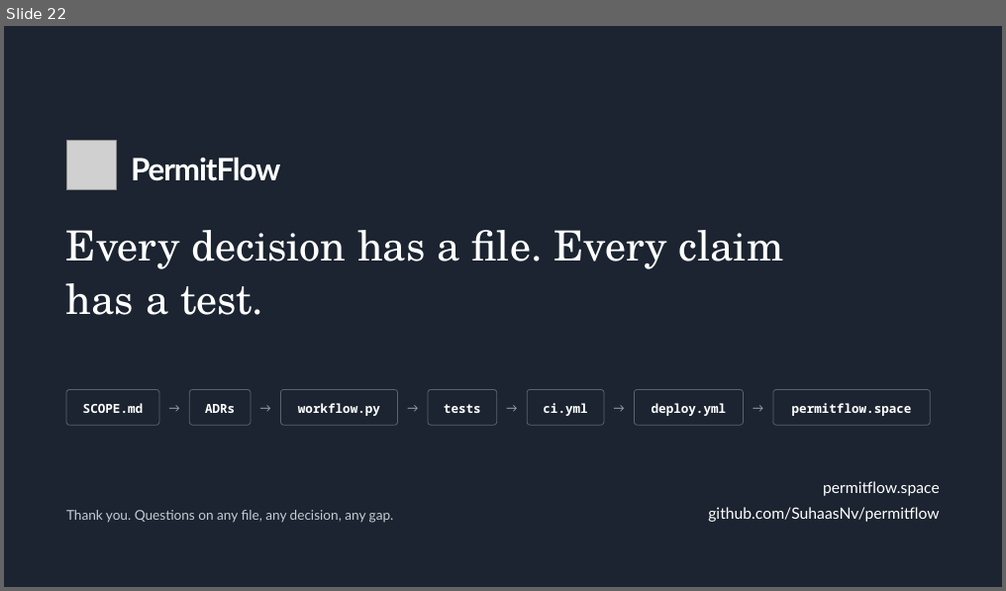
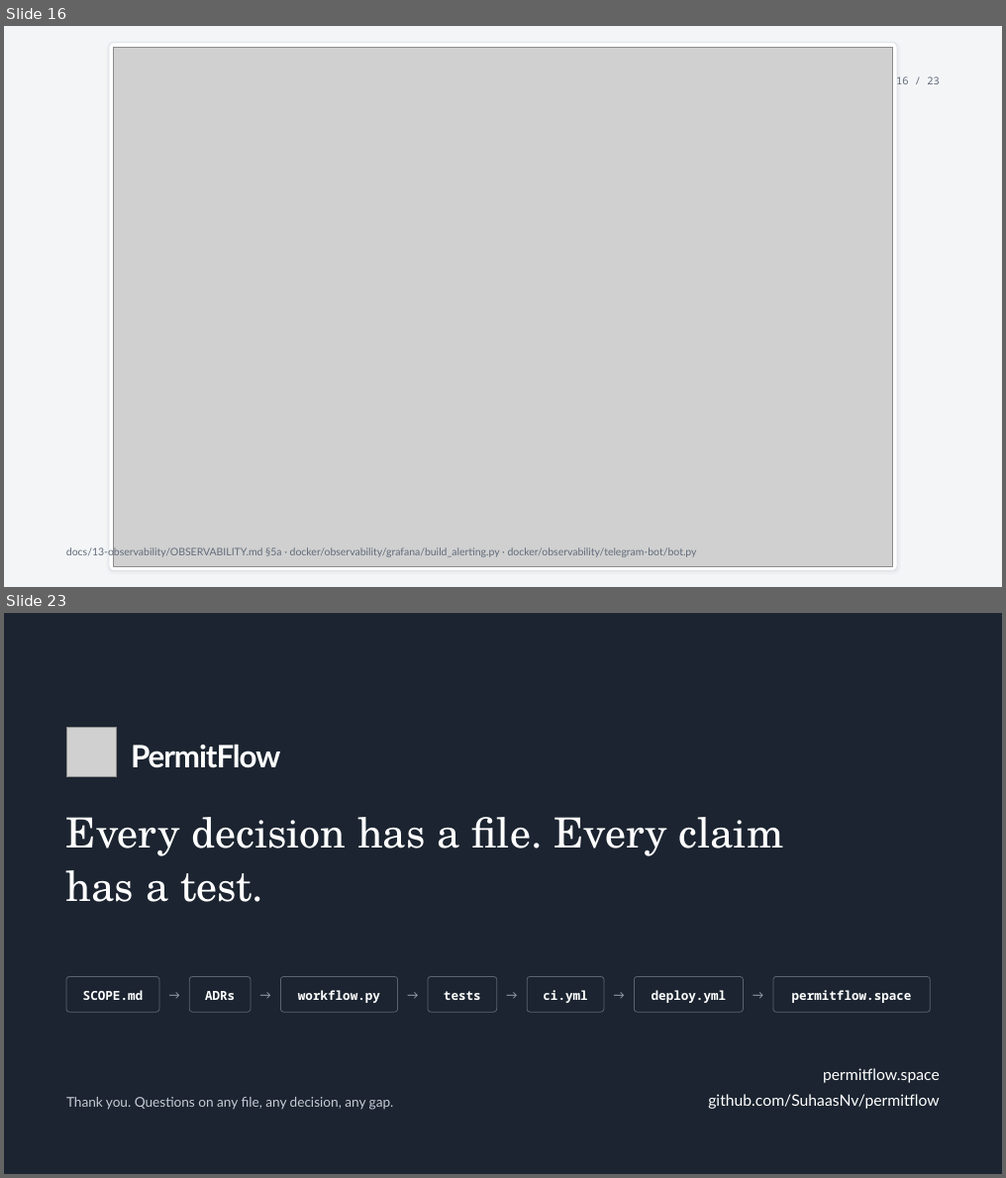
Before and after one commit to SuhaasNv/permitflow, a slide deck: docs/14-debrief/technical-deck/PermitFlow-technical.pptx. Shown one above the other, each under a label of ours: slide 22 before the commit, slides 16 and 23 after it; the slides between them are not shown. The pictures are 1006x591 and 1006x1178 pixels, drawn with LibreOffice and Linux fonts; fonts in the diff are those of the drawing; grey boxes stand for pictures. Boxes give left, top, right and bottom in pixels: in the first picture for what was removed or moved away, otherwise in the second. Text is boxed around its words. In the diff, an @@ line names an element or a change of style, - is before the commit and + after.

Commit message:
docs: Telegram render in the observability folder and the decks
The technical deck gains a slide with the resolved alert and the /dev
reply as they arrived from Railway; both decks name Telegram on their
observability slides; counts synced.

```diff
--- a/docs/14-debrief/technical-deck/PermitFlow-technical.pptx
+++ b/docs/14-debrief/technical-deck/PermitFlow-technical.pptx
@@ slide 16 added at (x1=4, y1=26, x2=1002, y2=587), background #F4F5F7 @@
@@ rounded rectangle added at (x1=4, y1=26, x2=1002, y2=587), fill #F4F5F7, outline #F4F5F7 1 pt @@
@@ rounded rectangle added at (x1=109, y1=43, x2=897, y2=571), fill #FFFFFF, outline #DDE1E7 0.75 pt @@
@@ picture added at (x1=113, y1=47, x2=893, y2=567) @@
@@ text added at (x1=896, y1=76, x2=940, y2=84), 10 pt, text #616C7A @@
+16 / 23
@@ rounded rectangle added at (x1=62, y1=169, x2=609, y2=535), fill #FFFFFF, outline #DDE1E7 0.75 pt @@
@@ text added at (x1=66, y1=547, x2=697, y2=559), 10 pt, text #616C7A @@
+docs/13-observability/OBSERVABILITY.md §5a · docker/observability/grafana/build_alerting.py · docker/observability/telegram-bot/bot.py
@@ what was slide 22 is now slide 23 @@
```
Also in this commit, not shown: 20 slides changed, 8 other files.
